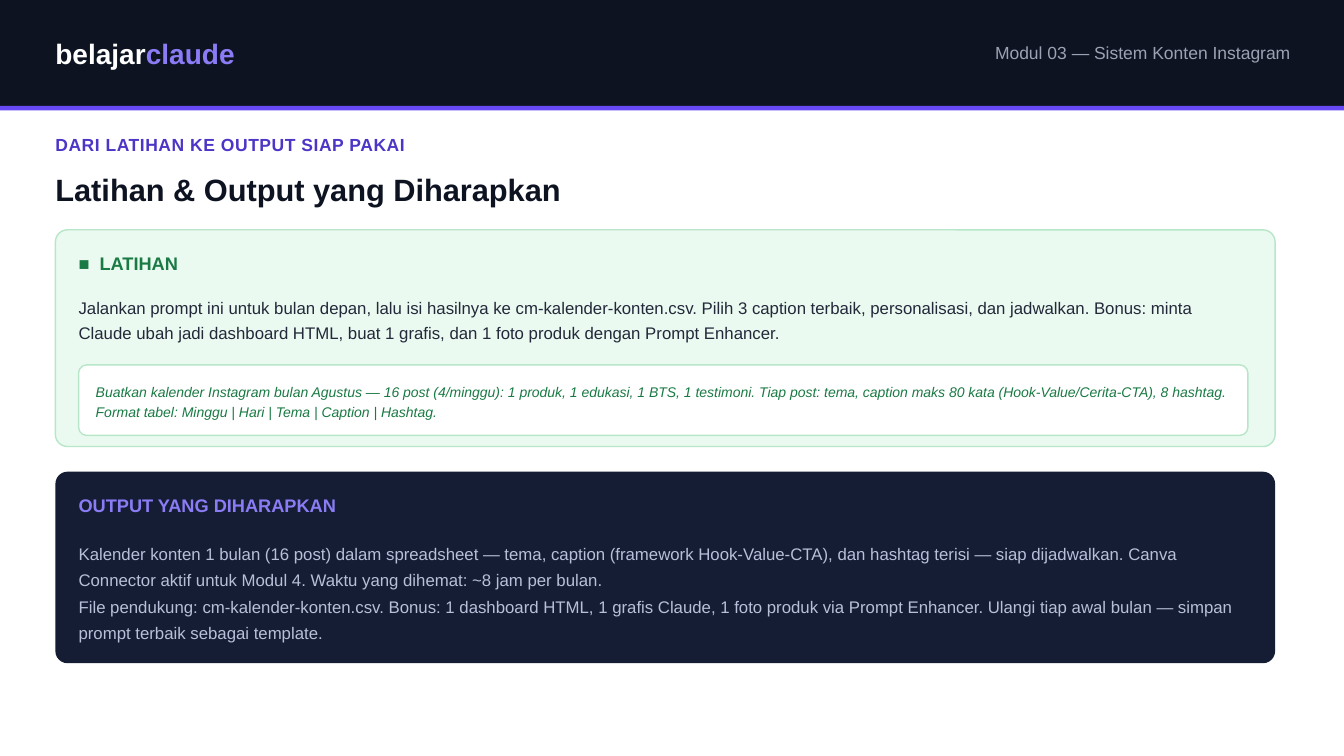
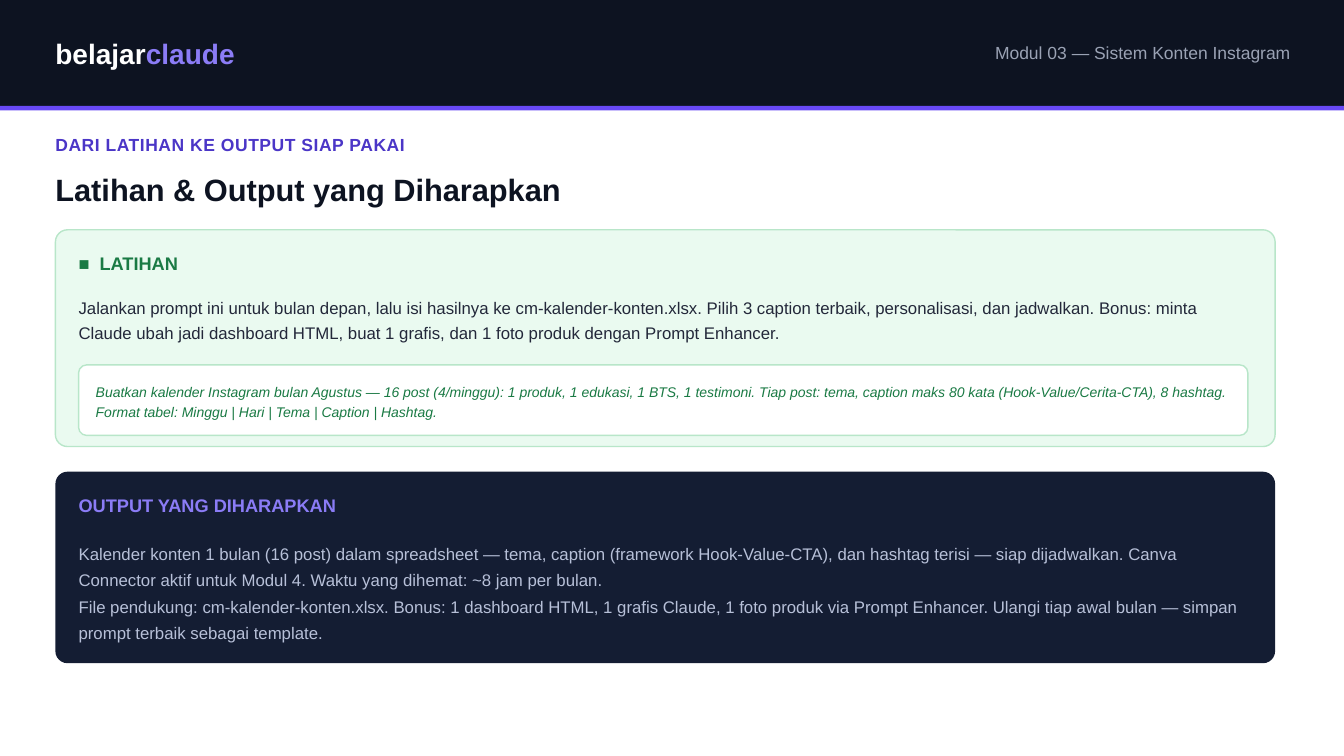
Before and after one commit to juliautomo/belajar-claude, a slide deck: slide 7 of Content-Marketing/M03-Konten-Instagram/K3-M03-Sistem-Konten-Instagram.pptx. Drawn at 1344x756 pixels with LibreOffice and Linux fonts; fonts in the diff are those of the drawing. Boxes give left, top, right and bottom in pixels: in the first picture for what was removed or moved away, otherwise in the second. Text is boxed around its words. In the diff, an @@ line names an element or a change of style, - is before the commit and + after.

```diff
--- a/Content-Marketing/M03-Konten-Instagram/K3-M03-Sistem-Konten-Instagram.pptx
+++ b/Content-Marketing/M03-Konten-Instagram/K3-M03-Sistem-Konten-Instagram.pptx
@@ text at (79, 302, 1197, 343): text changed @@
-Jalankan prompt ini untuk bulan depan, lalu isi hasilnya ke cm-kalender-konten.csv. Pilih 3 caption terbaik, personalisasi, dan jadwalkan. Bonus: minta Claude ubah jadi dashboard HTML, buat 1 grafis, dan 1 foto produk dengan Prompt Enhancer.
+Jalankan prompt ini untuk bulan depan, lalu isi hasilnya ke cm-kalender-konten.xlsx. Pilih 3 caption terbaik, personalisasi, dan jadwalkan. Bonus: minta Claude ubah jadi dashboard HTML, buat 1 grafis, dan 1 foto produk dengan Prompt Enhancer.
@@ text at (79, 601, 1237, 643): text changed @@
-File pendukung: cm-kalender-konten.csv. Bonus: 1 dashboard HTML, 1 grafis Claude, 1 foto produk via Prompt Enhancer. Ulangi tiap awal bulan — simpan prompt terbaik sebagai template.
+File pendukung: cm-kalender-konten.xlsx. Bonus: 1 dashboard HTML, 1 grafis Claude, 1 foto produk via Prompt Enhancer. Ulangi tiap awal bulan — simpan prompt terbaik sebagai template.
```
Also in this commit, not shown: 3 other slides changed.
